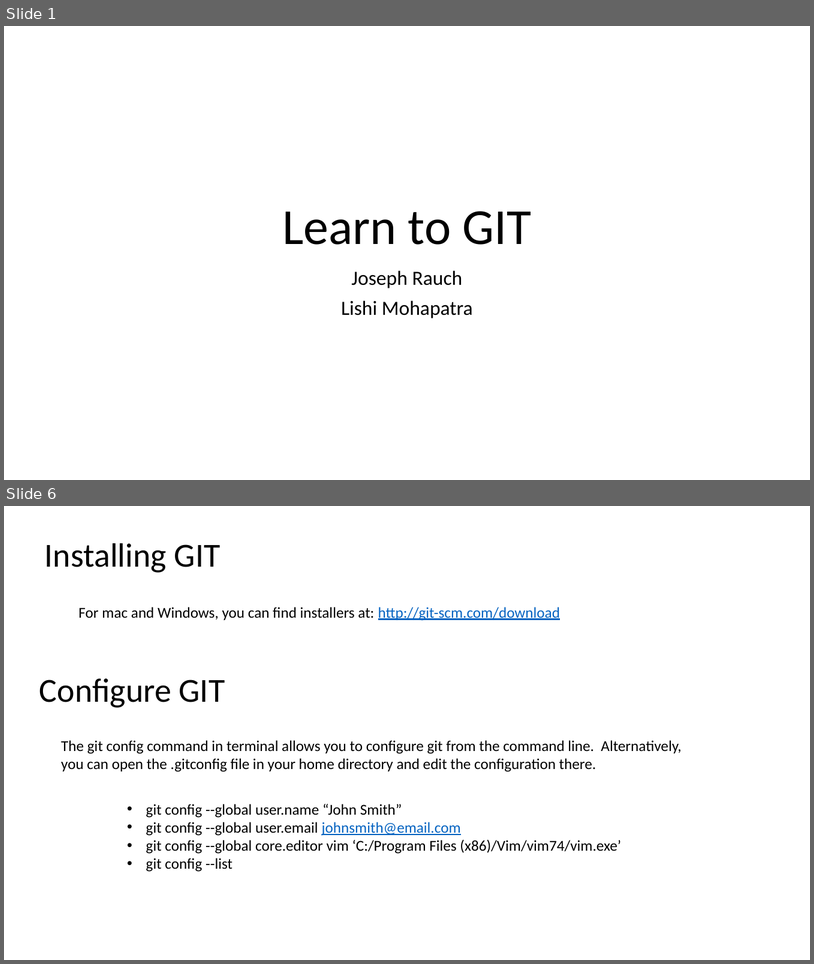
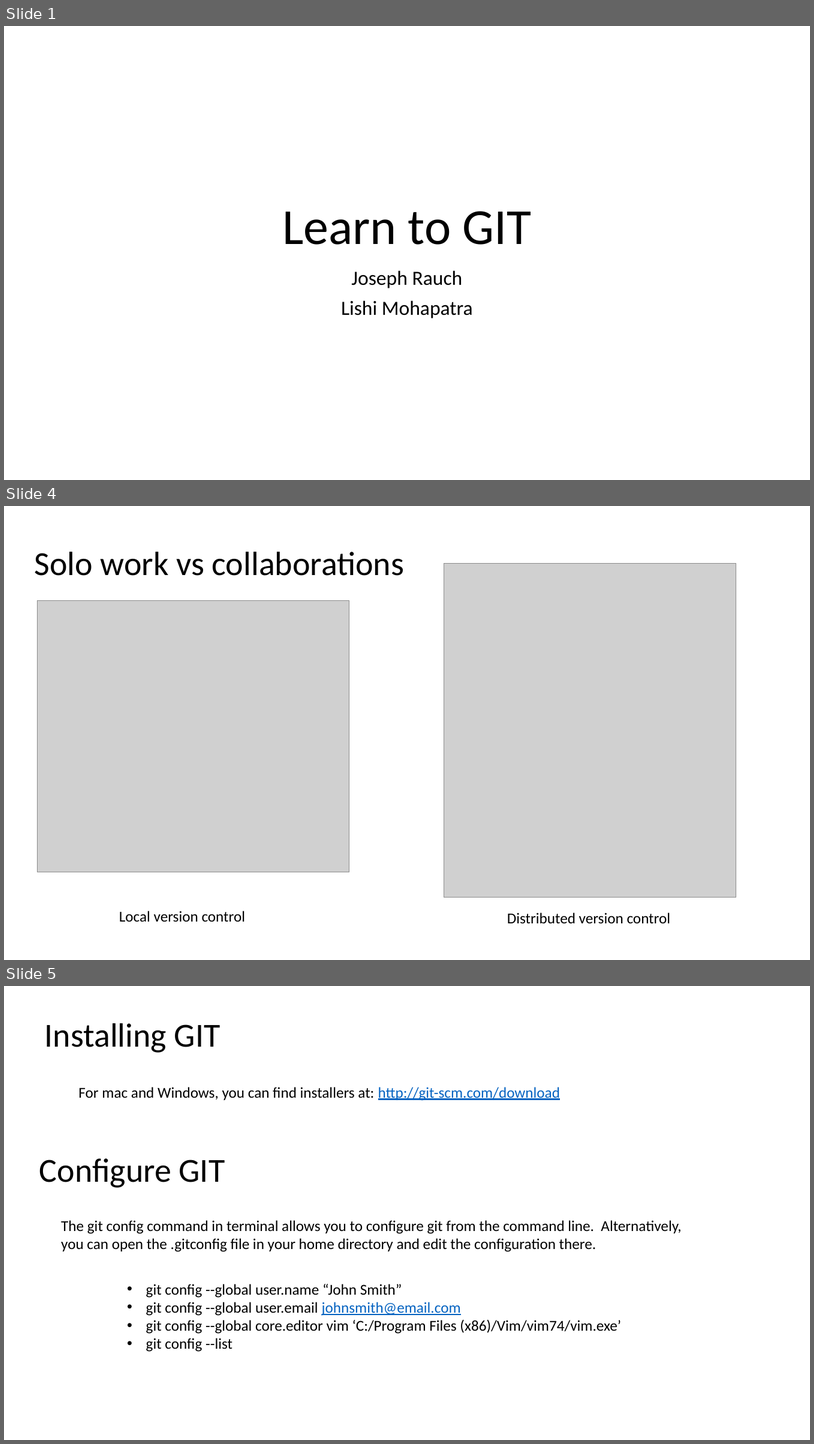
Before and after one commit to jwrauch/git-group-meeting-presentation, a slide deck: learn-to-git.pptx. Shown one above the other, each under a label of ours: slides 1 and 6 before the commit, slides 1, 4 and 5 after it; the slides between them are not shown. The pictures are 814x964 and 814x1444 pixels, drawn with LibreOffice and Linux fonts; fonts in the diff are those of the drawing; grey boxes stand for pictures. Boxes give left, top, right and bottom in pixels: in the first picture for what was removed or moved away, otherwise in the second. Text is boxed around its words. In the diff, an @@ line names an element or a change of style, - is before the commit and + after.

Commit message:
Added a few figures in the beginning slides

```diff
--- a/learn-to-git.pptx
+++ b/learn-to-git.pptx
@@ slide 4 added at [4,506,810,960], background #FFFFFF @@
@@ text added at [35,552,405,576], 40 pt, text #000000 @@
+Solo work vs collaborations
@@ picture added at [444,564,737,897] @@
@@ picture added at [37,600,350,872] @@
@@ text added at [119,910,246,922], 18 pt, text #000000 @@
+Local version control
@@ text added at [507,912,671,924], 18 pt, text #000000 @@
+Distributed version control
@@ what was slide 6 is now slide 5 @@
```
Also in this commit, not shown: 3 slides changed, 5 other slides added, 1 slide removed.
